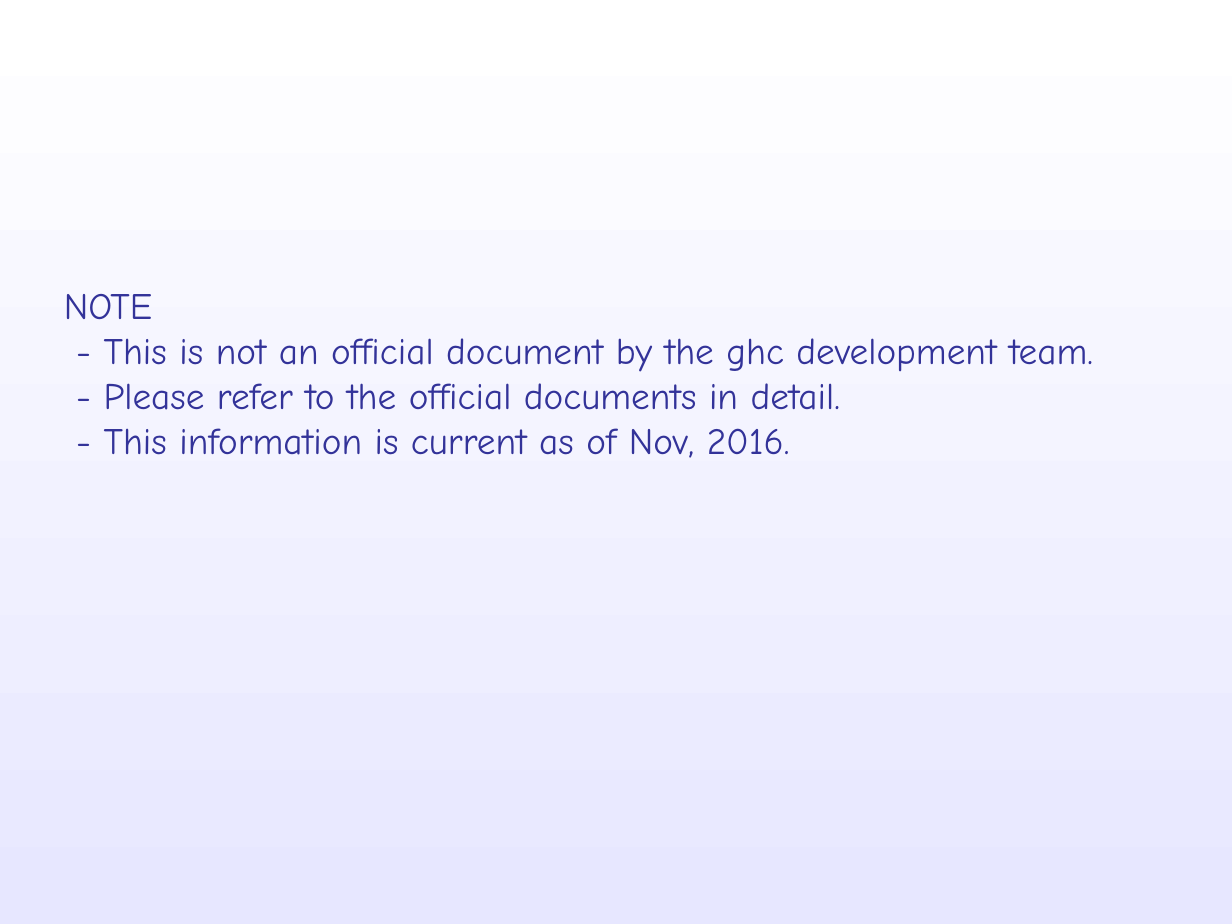
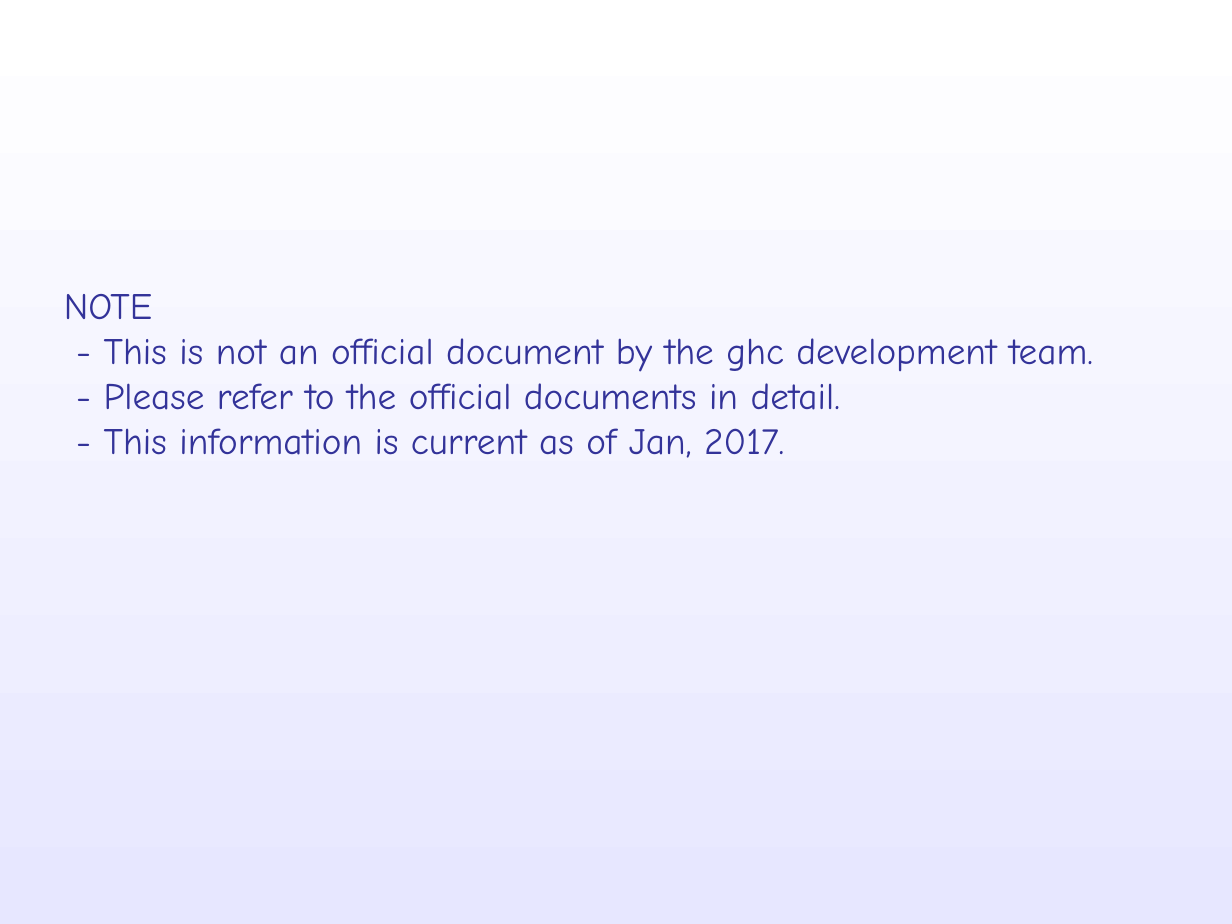
Before and after one commit to takenobu-hs/ghc-development-flow, a slide deck: slide 2 of src/ghc_development_flow.pptx. Drawn at 1232x924 pixels with LibreOffice and Linux fonts; fonts in the diff are those of the drawing. Boxes give left, top, right and bottom in pixels: in the first picture for what was removed or moved away, otherwise in the second. Text is boxed around its words. In the diff, an @@ line names an element or a change of style, - is before the commit and + after.

```diff
--- a/src/ghc_development_flow.pptx
+++ b/src/ghc_development_flow.pptx
@@ text at (104, 428, 784, 458): text changed @@
-- This information is current as of Nov, 2016.
+- This information is current as of Jan, 2017.
```
Also in this commit, not shown: 2 other slides changed, 2 other files.
